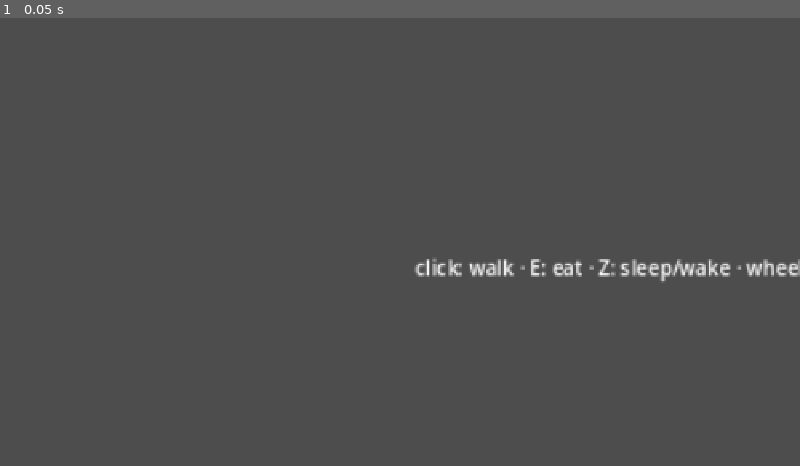
Above: before the commit, frame 1.
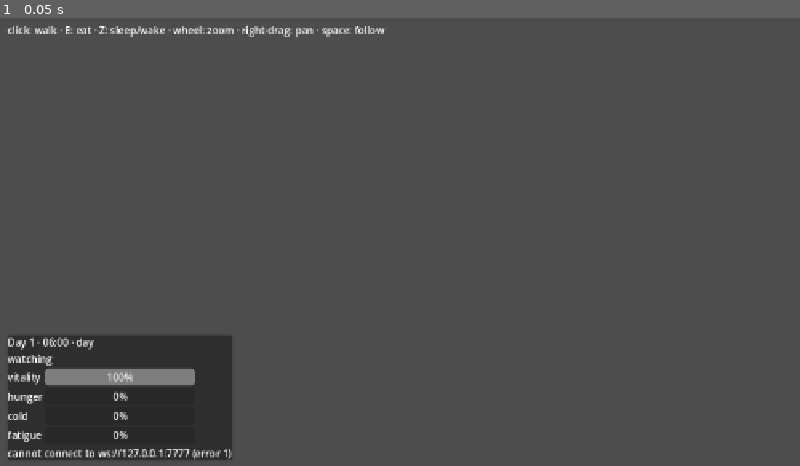
Above: after the commit, the same moment.

Repository: Torof/soul-invasion
Game: Godot game, scene res://main.tscn
The game is run twice, just before and just after one commit, with the same random seed, the same clock (stepped at 60 frames per second) and the same inputs.
Inputs:
- Up to frame 1 (0.05 s): no input

The runs differ from the first frame. In frame 1, 8.8% of the frame differs, in the area x 1-100%, y 1-99%.

Commit message:
fix(client): keep the interface out of the world camera
The HUD and the help line were children of the main scene's canvas,
which the world camera scrolls and zooms: they followed the valley off
screen (the old status line had quietly gone the same way with the
camera of #15). They now live in a CanvasLayer of their own.

Co-Authored-By: Claude Fable 5.1 <noreply@anthropic.com>

Diff:
--- a/client/main.tscn
+++ b/client/main.tscn
@@ -20,7 +20,9 @@
 [node name="Camera" type="Camera2D" parent="WorldView"]
 zoom = Vector2(2, 2)
 
-[node name="Hud" type="PanelContainer" parent="."]
+[node name="Ui" type="CanvasLayer" parent="."]
+
+[node name="Hud" type="PanelContainer" parent="Ui"]
 layout_mode = 1
 anchors_preset = 2
 anchor_top = 1.0
@@ -33,67 +35,67 @@
 mouse_filter = 2
 script = ExtResource("3_hud")
 
-[node name="Rows" type="VBoxContainer" parent="Hud"]
+[node name="Rows" type="VBoxContainer" parent="Ui/Hud"]
 layout_mode = 2
 mouse_filter = 2
 
-[node name="Clock" type="Label" parent="Hud/Rows"]
+[node name="Clock" type="Label" parent="Ui/Hud/Rows"]
 unique_name_in_owner = true
 layout_mode = 2
 text = "Day 1 · 06:00 · day"
 
-[node name="Body" type="Label" parent="Hud/Rows"]
+[node name="Body" type="Label" parent="Ui/Hud/Rows"]
 unique_name_in_owner = true
 layout_mode = 2
 text = "watching"
 
-[node name="Gauges" type="GridContainer" parent="Hud/Rows"]
+[node name="Gauges" type="GridContainer" parent="Ui/Hud/Rows"]
 layout_mode = 2
 columns = 2
 
-[node name="VitalityLabel" type="Label" parent="Hud/Rows/Gauges"]
+[node name="VitalityLabel" type="Label" parent="Ui/Hud/Rows/Gauges"]
 layout_mode = 2
 text = "vitality"
 
-[node name="Vitality" type="ProgressBar" parent="Hud/Rows/Gauges"]
+[node name="Vitality" type="ProgressBar" parent="Ui/Hud/Rows/Gauges"]
 unique_name_in_owner = true
 custom_minimum_size = Vector2(240, 0)
 layout_mode = 2
 value = 100.0
 
-[node name="HungerLabel" type="Label" parent="Hud/Rows/Gauges"]
+[node name="HungerLabel" type="Label" parent="Ui/Hud/Rows/Gauges"]
 layout_mode = 2
 text = "hunger"
 
-[node name="Hunger" type="ProgressBar" parent="Hud/Rows/Gauges"]
+[node name="Hunger" type="ProgressBar" parent="Ui/Hud/Rows/Gauges"]
 unique_name_in_owner = true
 custom_minimum_size = Vector2(240, 0)
 layout_mode = 2
 
-[node name="ColdLabel" type="Label" parent="Hud/Rows/Gauges"]
+[node name="ColdLabel" type="Label" parent="Ui/Hud/Rows/Gauges"]
 layout_mode = 2
 text = "cold"
 
-[node name="Cold" type="ProgressBar" parent="Hud/Rows/Gauges"]
+[node name="Cold" type="ProgressBar" parent="Ui/Hud/Rows/Gauges"]
 unique_name_in_owner = true
 custom_minimum_size = Vector2(240, 0)
 layout_mode = 2
 
-[node name="FatigueLabel" type="Label" parent="Hud/Rows/Gauges"]
+[node name="FatigueLabel" type="Label" parent="Ui/Hud/Rows/Gauges"]
 layout_mode = 2
 text = "fatigue"
 
-[node name="Fatigue" type="ProgressBar" parent="Hud/Rows/Gauges"]
+[node name="Fatigue" type="ProgressBar" parent="Ui/Hud/Rows/Gauges"]
 unique_name_in_owner = true
 custom_minimum_size = Vector2(240, 0)
 layout_mode = 2
 
-[node name="State" type="Label" parent="Hud/Rows"]
+[node name="State" type="Label" parent="Ui/Hud/Rows"]
 unique_name_in_owner = true
 layout_mode = 2
 text = "connecting…"
 
-[node name="Help" type="Label" parent="."]
+[node name="Help" type="Label" parent="Ui"]
 layout_mode = 1
 anchors_preset = 10
 anchor_right = 1.0
--- a/client/tests/run_tests.gd
+++ b/client/tests/run_tests.gd
@@ -85,6 +85,10 @@
 	var end := text.find("[node ", start + 1)
 	var main_block := text.substr(start, end - start if end >= 0 else -1)
 	_check(main_block.contains("mouse_filter = 2"), "Main node ignores mouse events (MOUSE_FILTER_IGNORE)")
+	# The interface lives in a CanvasLayer: the world camera must not move it.
+	_check(text.contains("[node name=\"Ui\" type=\"CanvasLayer\""), "the interface has its own canvas layer")
+	_check(text.contains("[node name=\"Hud\" type=\"PanelContainer\" parent=\"Ui\"]"), "the HUD is in it")
+	_check(text.contains("[node name=\"Help\" type=\"Label\" parent=\"Ui\"]"), "the help line is in it")
 
 
 func _test_time_of_day() -> void:
